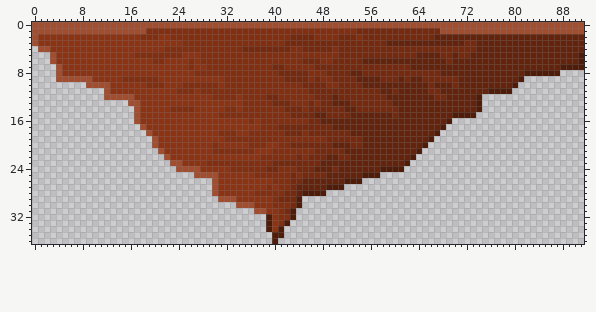
Edited in one commit: sprite sheet (Jump the Gun/Assets/Sprites/StalagtitesBases/RedBase6.png). The picture above was drawn from the file before the commit.
The file is 276x111 pixels, drawn in blocks of 3x3; one block is one cell here. Pixels under 10% opacity are left out. Colours within 5 levels of each other are drawn and written as one.
And afterwards:
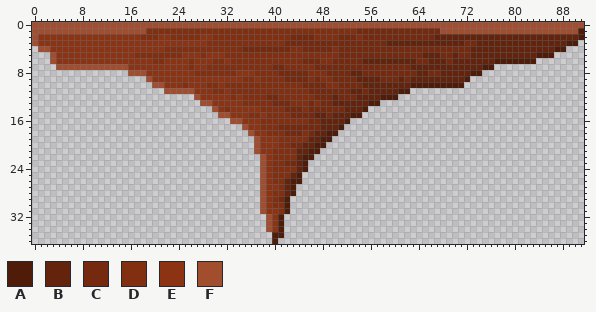
Palette (. is transparent): A #501c0a  B #63230c  C #75290e  D #822e10  E #8c3313  F #a34d2f
Edits made:
y 1: x 91 F -> A
y 2: x 28..29 DD -> EE; x 91 B -> A
y 3: x 25..28 DDDD -> EEEE; x 89..91 BBB -> AA.
y 4: x 73 C -> B; x 87..91 BBBBB -> AA...
y 5: x 29..31 DDD -> EEE; x 64 B -> C; x 84..91 BBBBBBBA -> AAA.....
y 6: x 28..29 DD -> EE; x 32 D -> E; x 64..65 BB -> CC; x 77..91 BBBBBBBBBBBBBBA -> AAAAAAA........
y 7: x 5..15 EEEEEEEEEEE -> FFFFFFFFFFF; x 75..91 BBBBBBBBBBBBBAAAA -> AA...............
y 8: x 4..18 FEEEEEEEEEEEEEE -> ............FFF; x 34..36 DDD -> EEE; x 64..65 CC -> BB; x 73..87 BBBBBBBBBAAAAAA -> AA.............
y 9: x 4..20 FFFFFFEEEEEDDDDDD -> ...............FE; x 32..34 DDD -> EEE; x 37 D -> E; x 65..70 CCCCCC -> BBBBBB; x 72..81 BBBBBBBBBA -> A.........
y 10: x 9..21 FFFFEEEEEEDDD -> ...........FF; x 26..28 DDD -> EEE; x 63..80 BBBCBBBCBBBBBBBBBA -> AAAAAAAAA.........
y 11: x 12..26 FEEEEEEEEEEEDDD -> ..........FFFFF; x 28..29 DD -> EE; x 32 D -> E; x 53..54 CC -> BB; x 56..57 CC -> BB; x 60..79 CBBBBBCCBBBBBBBBAAAA -> BAA.................
y 12: x 12..27 FFFFFEEEEEEEEEEE -> ...............F; x 30..32 DDD -> EEE; x 54..74 CCCCCBBBBBBBBCCBBBBBA -> BBBBAAA..............
y 13: x 16..29 FFEEEEEEEEEEEE -> ............FF; x 53..74 CCCCCCCBBBBBBBBBBBBBBA -> BBBAA.................
y 14: x 17..30 FEEEEEDDDDEEEE -> .............F; x 33 D -> E; x 35..37 DDD -> EEE; x 54..74 CCCCCCCBBBBBBBBBBBBBA -> BA...................
y 15: x 17..35 FEEEEEEEEEEEEEDDDDD -> ..............FFEEE; x 38 D -> E; x 50..73 CCCBBBBBBBCBBBBBBBBBAAAA -> BBBAA...................
y 16: x 17..34 FEEEEEEEEEEEEEEEEE -> ................FF; x 36 D -> E; x 52..69 BBBBBBBBBBBBBBBBBA -> A.................
y 17: x 18..35 FEEEEEEEEEEEEEEEEE -> .................F; x 48..49 CC -> BB; x 51..68 BBBBBBBBBBBBBBBBBA -> A.................
y 18: x 19..38 FEEEEEEEEEEEDDDEEDDD -> .................FEE; x 47..67 CCCCCCBBBBBBBBBBBBBBA -> BBAA.................
y 19: x 20..40 FEEEEEEEEEEEDDDDDDDDD -> .................FEEE; x 46..66 DDDCCCCCCBBBBBBBBBBBA -> BBAA.................
y 20: x 20..38 FEEEEEEEEEDEEEEEDDD -> .................FE; x 45..65 CCCCCBBBCCBBBBBBBBBBA -> BBAA.................
y 21: x 21..37 FEEEEEEEEDDDDDDDE -> ................F; x 44..64 DDDCCCCCBBBBBBBBBBBBA -> BBAA.................
y 22: x 22..39 FEEEEEEEEEEEEEEEDD -> ................FE; x 44..63 CDCCCBBCCBBBBBBBBBBA -> BAA.................
y 23: x 23..41 FFEEEEDDDDDDDDDDDCC -> ...............FEDD; x 44..62 CCCCBBBBBBBBBBBBBBA -> BA.................
y 24: x 24..40 FFFFEEEEEDDDDDDCC -> ..............FED; x 44..61 CCCBBBCBBBBBBBAAAA -> BA................
y 25: x 27..39 FFFFEEEEEEDDD -> ...........FE; x 43..57 CDCCCCBBBBBBAAA -> BA.............
y 26: x 30..38 FEEEEEEEE -> ........F; x 42..54 DCCBBBBBBBAAA -> BAA..........
y 27: x 30..39 FEEEEEEEED -> ........FE; x 42..51 DCBBBBBAAA -> BA........
y 28: x 30..39 FEEEEEEDDD -> ........FE; x 42..48 CCBAAAA -> BA.....
y 29: x 31..38 FFFEEEEE -> .......F; x 42..44 CCA -> A..
y 30: x 34..38 FFFEE -> ....F; x 42..44 DCA -> A..
y 31: x 37 F -> .; x 42..43 CA -> A.
y 32: x 39 A -> F; x 41..43 DDA -> A..
y 33: x 39 A -> F; x 41..42 DA -> A.
y 34: x 39 A -> F
